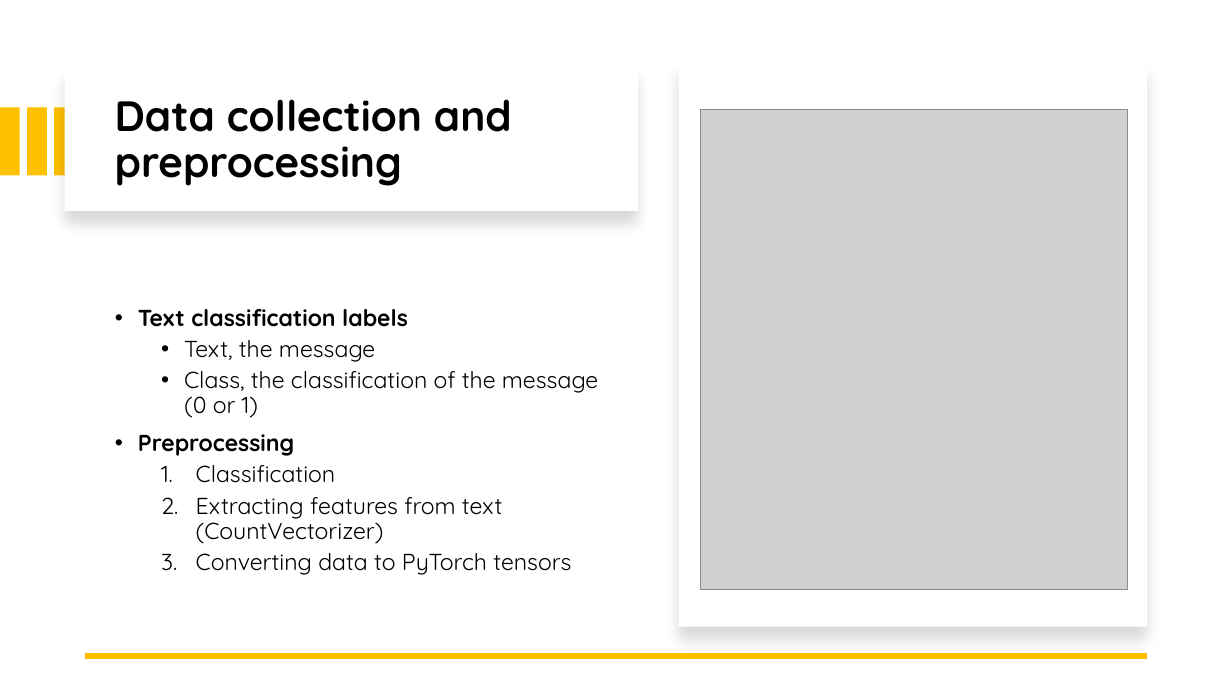
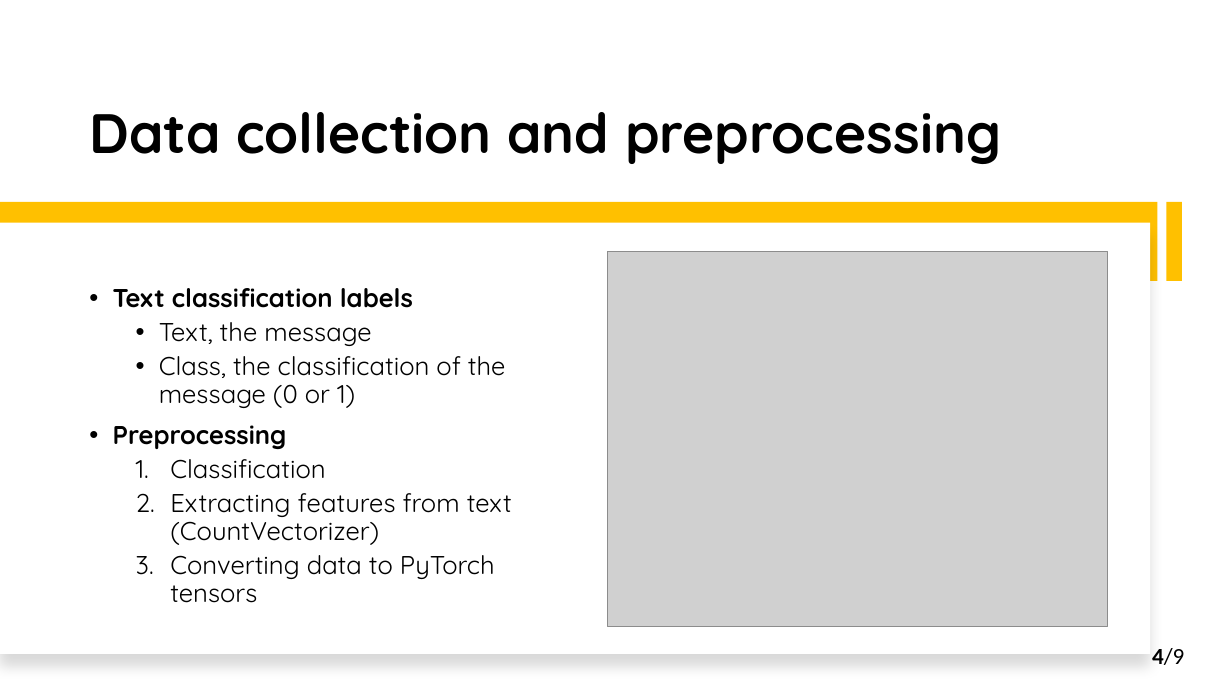
Before and after one commit to 0xbalazstoth/Projektmunka, a slide deck: slide 5 of publikacio/MWZX0D_PROJ_PREZ.pptx (slide 4 before the commit). Drawn at 1232x693 pixels with LibreOffice and Linux fonts; fonts in the diff are those of the drawing; grey boxes stand for pictures. Boxes give left, top, right and bottom in pixels: in the first picture for what was removed or moved away, otherwise in the second. Text is boxed around its words. In the diff, an @@ line names an element or a change of style, - is before the commit and + after.

```diff
--- a/publikacio/MWZX0D_PROJ_PREZ.pptx
+++ b/publikacio/MWZX0D_PROJ_PREZ.pptx
@@ title "Data collection and preprocessing": place and size @@
-title "Data collection and preprocessing" at <box>115,99,512,186</box>
+title "Data collection and preprocessing" at <box>89,112,1001,164</box>
@@ title "Data collection and preprocessing" at <box>89,112,1001,164</box>: size 33 to 43.2 pt; vertical alignment middle to bottom @@
@@ rectangle removed at <box>65,67,638,212</box> @@
@@ rectangle removed at <box>27,107,46,176</box> @@
@@ rectangle removed at <box>55,107,74,176</box> @@
@@ rectangle added at <box>0,202,1158,281</box>, fill #FFC000 @@
@@ rectangle at <box>1166,202,1182,281</box>: rotation 0 to 90 degrees @@
@@ rectangle: place and size @@
-rectangle at <box>679,62,1148,628</box>
+rectangle at <box>0,223,1151,654</box>
@@ text "Text classification labels": place and size @@
-text "Text classification labels" at <box>138,309,598,575</box>
+text "Text classification labels" at <box>113,288,512,603</box>
@@ text "Text classification labels" at <box>113,288,512,603</box>: size 18 to 20 pt @@
@@ picture: place and size @@
-picture at <box>701,109,1128,590</box>
+picture at <box>607,251,1108,627</box>
@@ line removed from (1148, 656) to (85, 656) @@
@@ text added at <box>1152,648,1184,665</box>, 18 pt, text #000000 @@
+4/9
```
Also in this commit, not shown: 3 other slides changed, 6 slides added, 2 slides removed, 28 other files.
